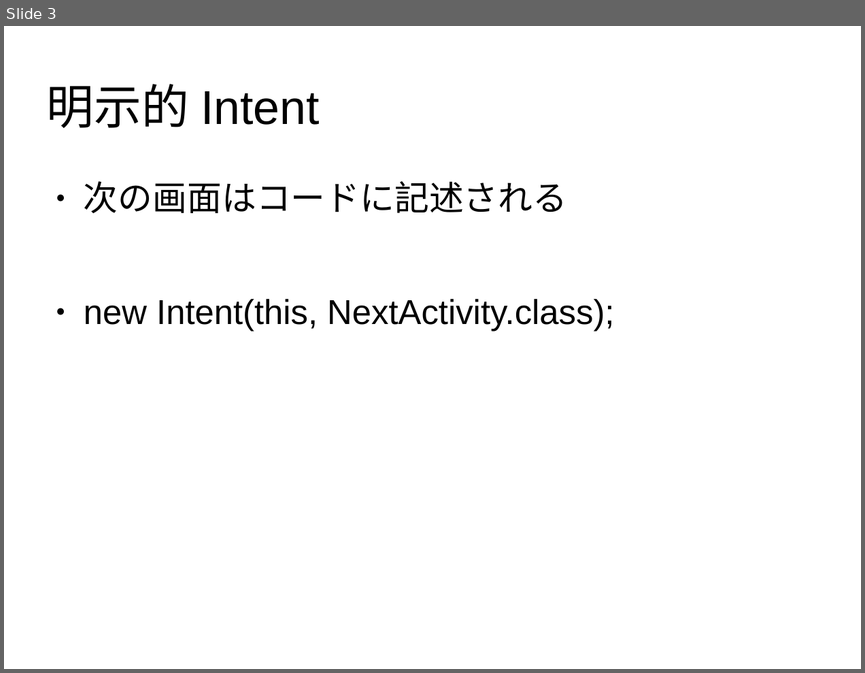
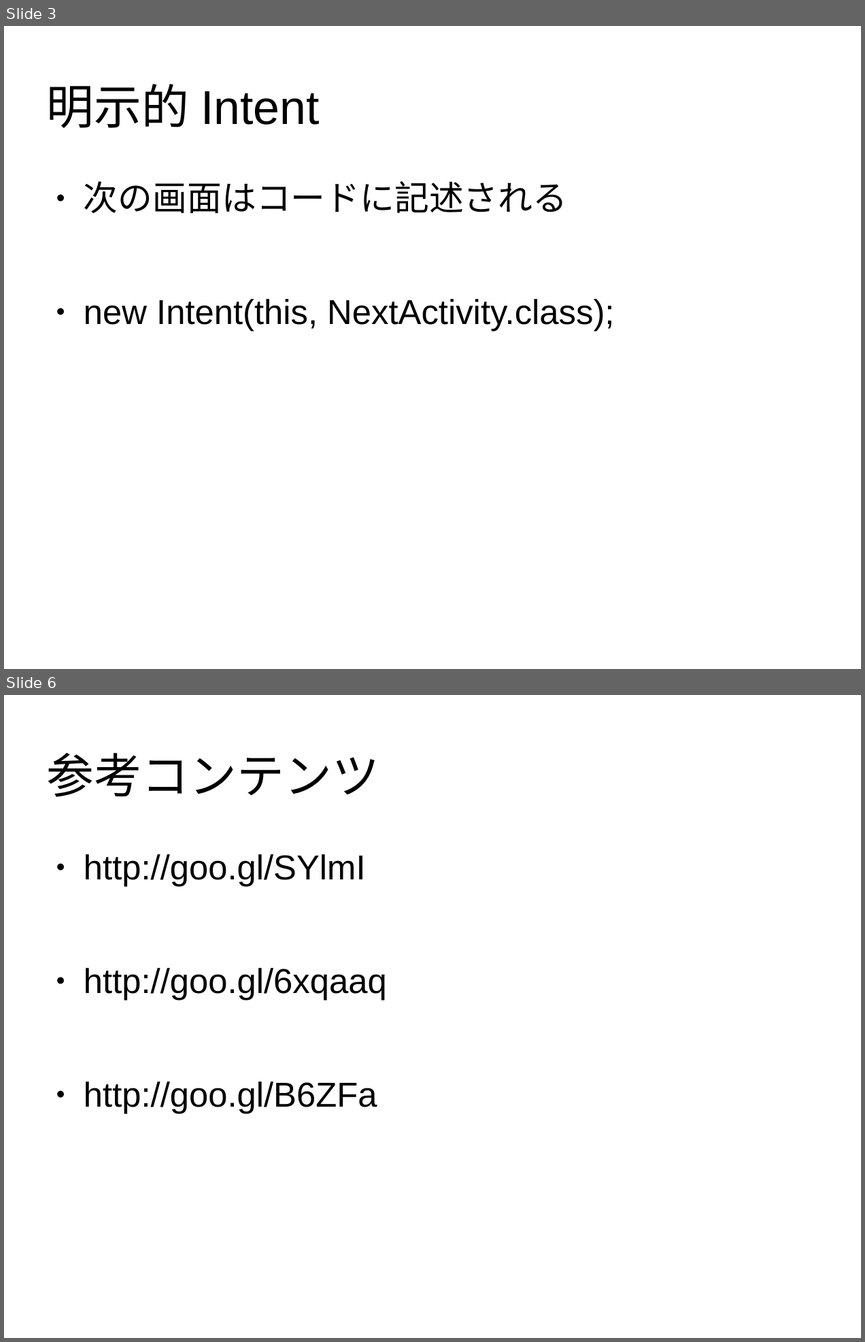
Before and after one commit to yamanetoshi/Android-Hands-on-Material, a slide deck: IntroductionOfIntent.odp. Shown one above the other, each under a label of ours: slide 3 before the commit, slides 3 and 6 after it; the slides between them are not shown. The pictures are 865x673 and 865x1342 pixels, drawn with LibreOffice and Linux fonts; fonts in the diff are those of the drawing. Boxes give left, top, right and bottom in pixels: in the first picture for what was removed or moved away, otherwise in the second. Text is boxed around its words. In the diff, an @@ line names an element or a change of style, - is before the commit and + after.

```diff
--- a/IntroductionOfIntent.odp
+++ b/IntroductionOfIntent.odp
@@ slide 6 added at box(4, 695, 861, 1338), background #FFFFFF @@
@@ title added at box(47, 753, 379, 797), 44 pt, text #000000 @@
+参考コンテンツ
@@ text added at box(84, 854, 387, 1114), 32 pt, text #000000 @@
+● http://goo.gl/SYlmI
+● http://goo.gl/6xqaaq
+● http://goo.gl/B6ZFa
```
Also in this commit, not shown: 6 other slides added, 4 other files.
